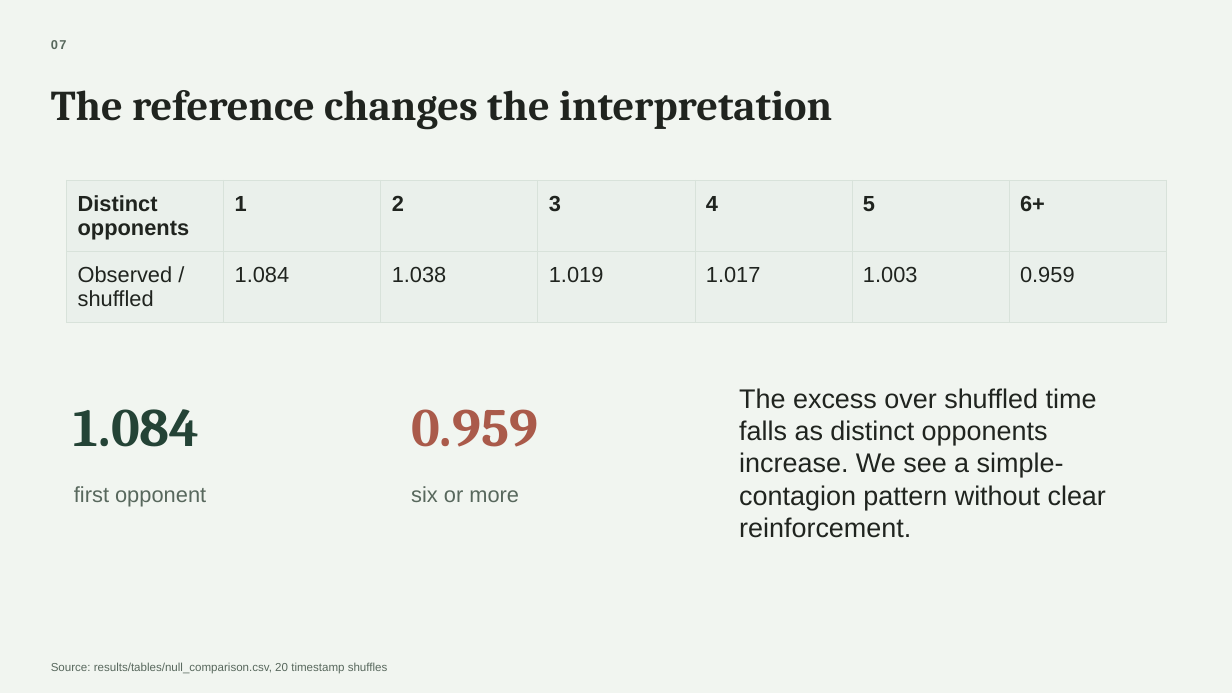
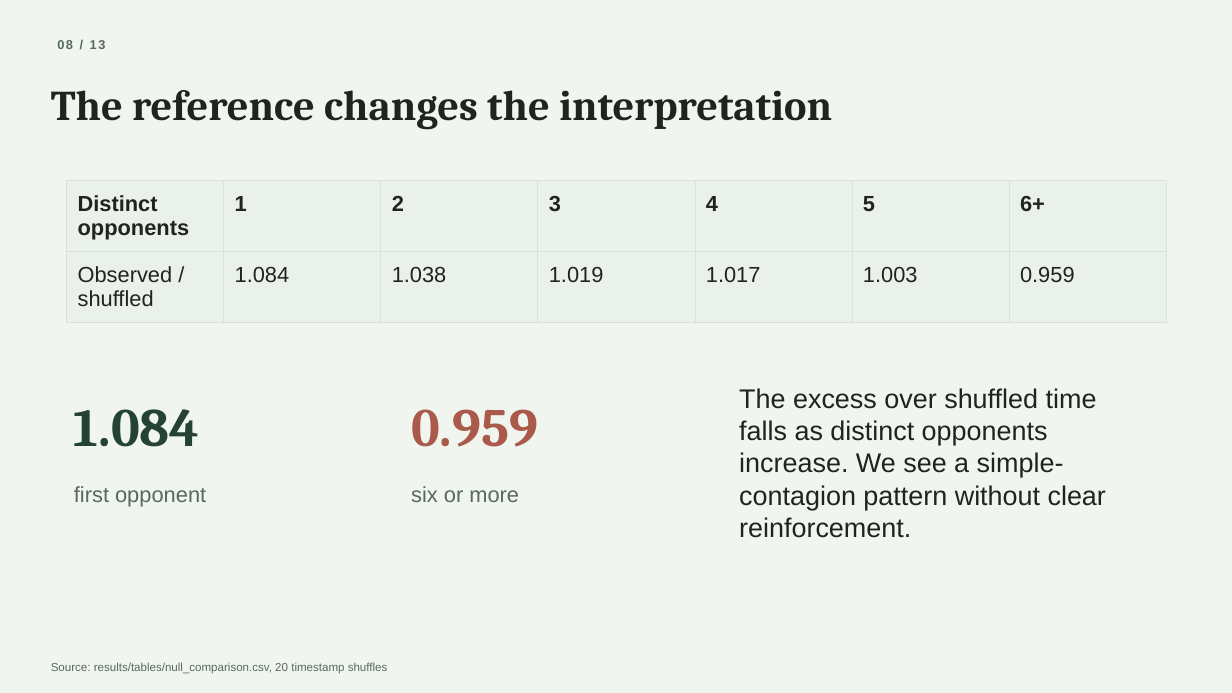
Before and after one commit to BlackBeanEagles/sna, a slide deck: slide 8 of docs/Chess_Opening_Contagion_Presentation.pptx. Drawn at 1232x693 pixels with LibreOffice and Linux fonts; fonts in the diff are those of the drawing. Boxes give left, top, right and bottom in pixels: in the first picture for what was removed or moved away, otherwise in the second. Text is boxed around its words. In the diff, an @@ line names an element or a change of style, - is before the commit and + after.

```diff
--- a/docs/Chess_Opening_Contagion_Presentation.pptx
+++ b/docs/Chess_Opening_Contagion_Presentation.pptx
@@ text at [57, 40, 106, 49]: text changed @@
-07
+08 / 13
```
Also in this commit, not shown: 11 other slides changed, 1 other file.
